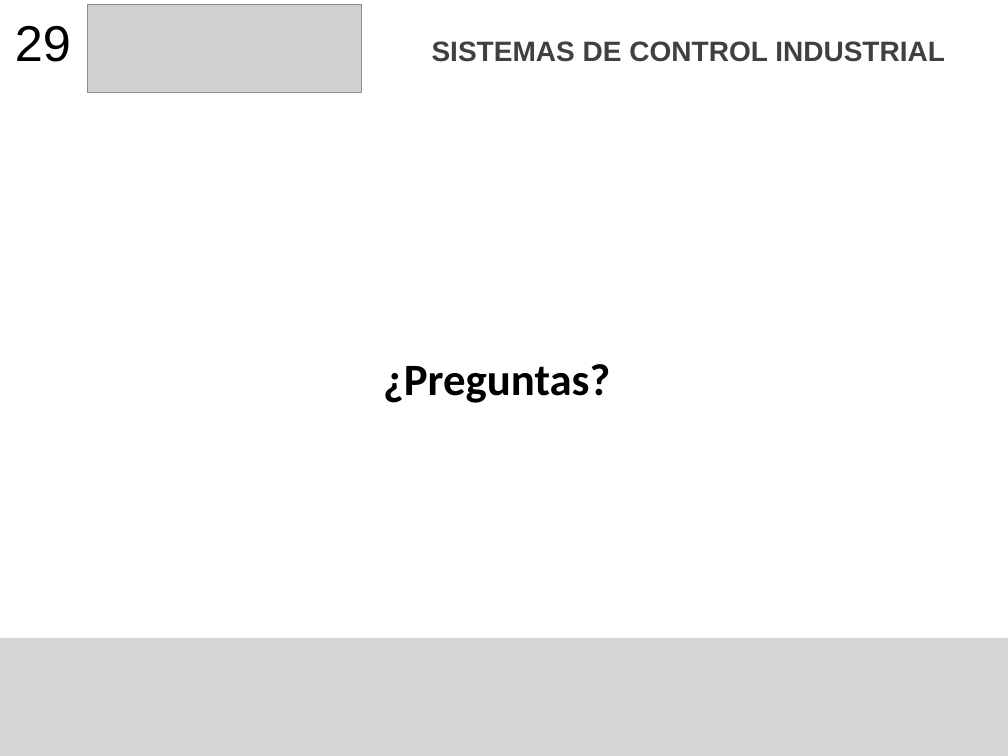
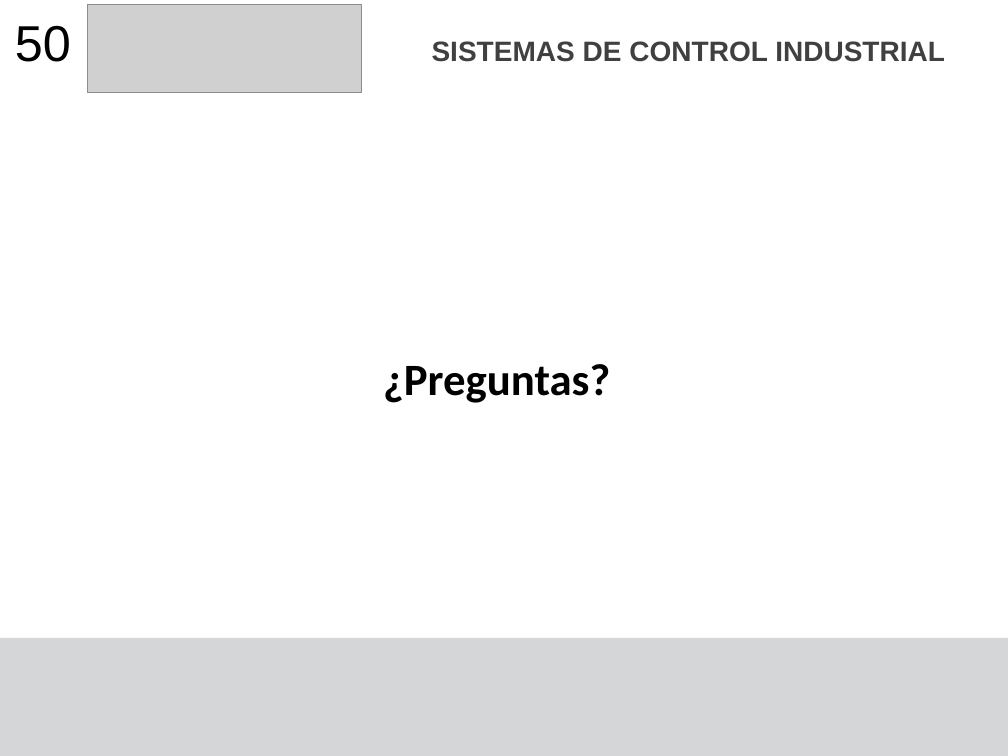
Before and after one commit to F4bian1012/Sistemas_De_Contro_Industrial, a slide deck: slide 50 of Lesson_5-6/Acondicionamiento_Señales.pptx (slide 29 before the commit). Drawn at 1008x756 pixels with LibreOffice and Linux fonts; fonts in the diff are those of the drawing; grey boxes stand for pictures. Boxes give left, top, right and bottom in pixels: in the first picture for what was removed or moved away, otherwise in the second. Text is boxed around its words. In the diff, an @@ line names an element or a change of style, - is before the commit and + after.

```diff
--- a/Lesson_5-6/Acondicionamiento_Señales.pptx
+++ b/Lesson_5-6/Acondicionamiento_Señales.pptx
@@ text at box(15, 25, 71, 62): text changed @@
-29
+50
```
Also in this commit, not shown: 1 other slide changed, 21 slides added, 4 other files.
